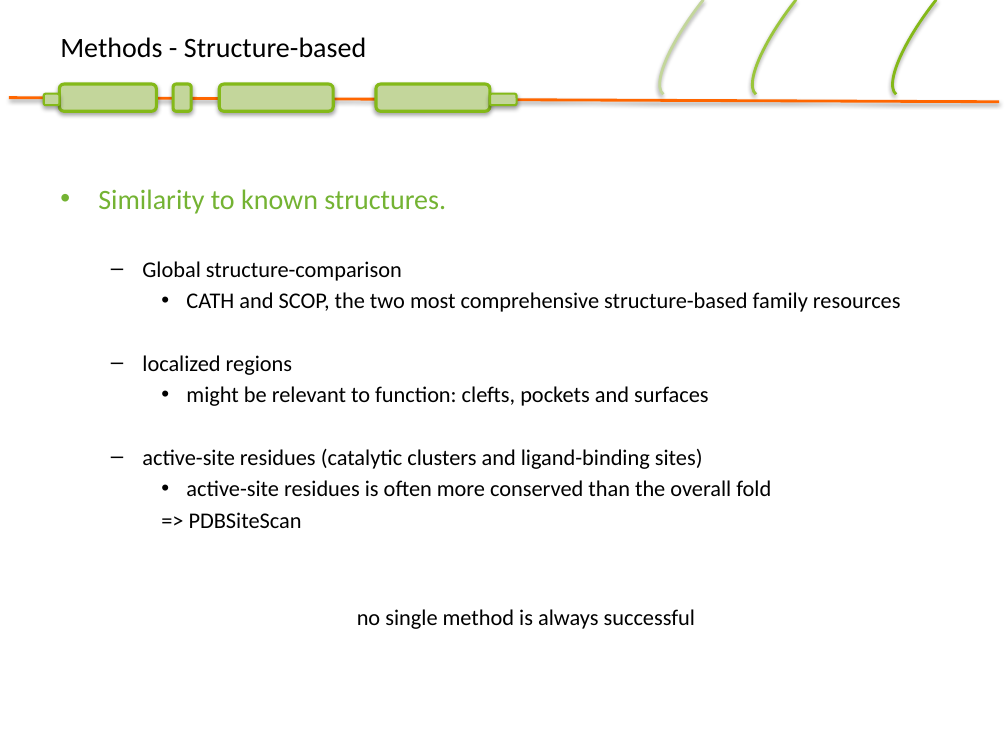
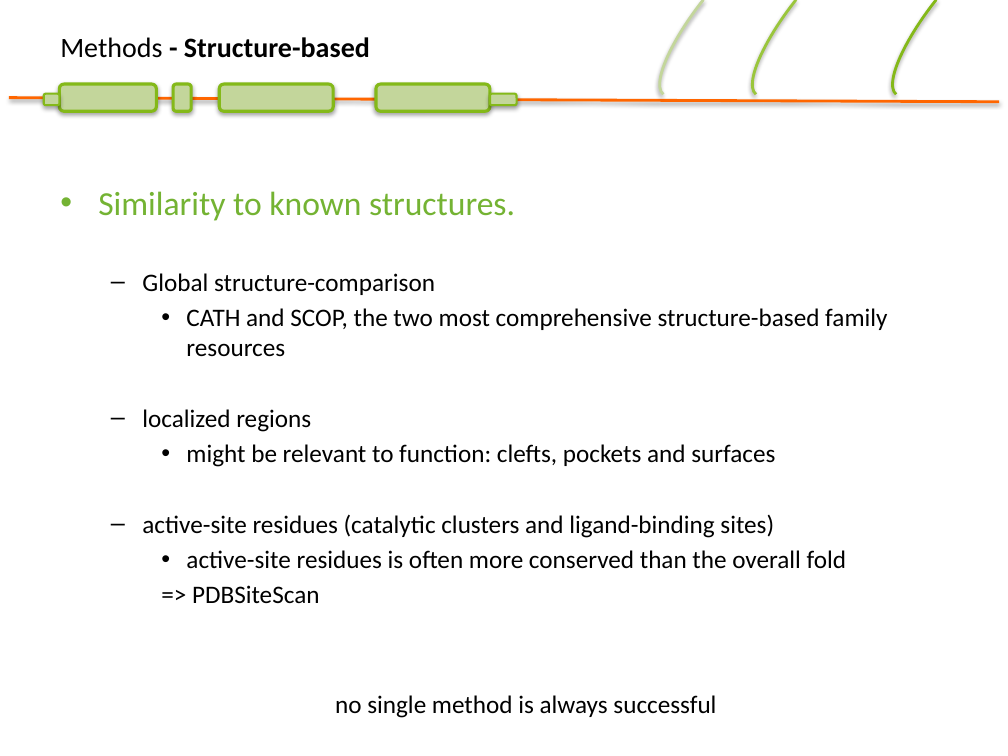
Before and after one commit to SGBC/course, a slide deck: slide 7 of nbis_annotation/slides/Functional_annotation.pptx (slide 6 before the commit). Drawn at 1008x756 pixels with LibreOffice and Linux fonts; fonts in the diff are those of the drawing; background and template pictures are left out. Boxes give left, top, right and bottom in pixels: in the first picture for what was removed or moved away, otherwise in the second. Text is boxed around its words. In the diff, an @@ line names an element or a change of style, - is before the commit and + after.

```diff
--- a/nbis_annotation/slides/Functional_annotation.pptx
+++ b/nbis_annotation/slides/Functional_annotation.pptx
@@ text "Methods - Structure-based" at [60, 37, 370, 58]: bold on in "- Structure-based" @@
@@ text "Similarity to known structures." at [98, 191, 887, 718]: size 20 to 24 pt in "Similarity to known structures."; size 16 to 18 pt @@
```
Also in this commit, not shown: 7 other slides changed, 1 slide added, 7 other files.
